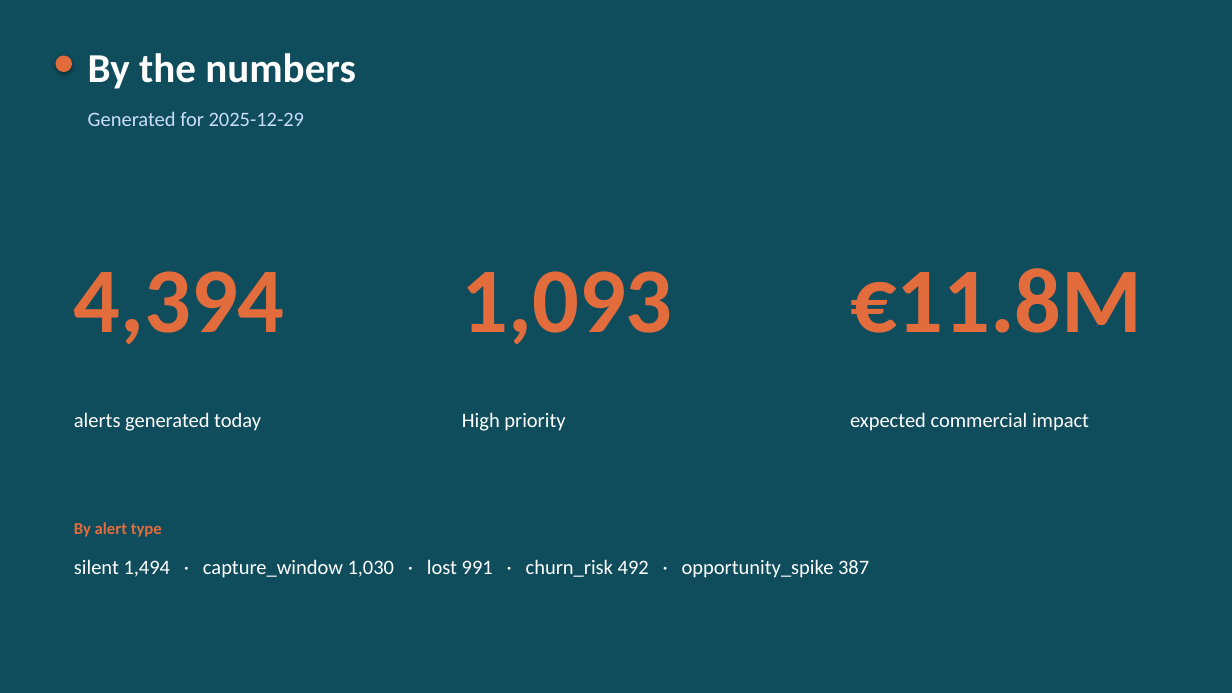
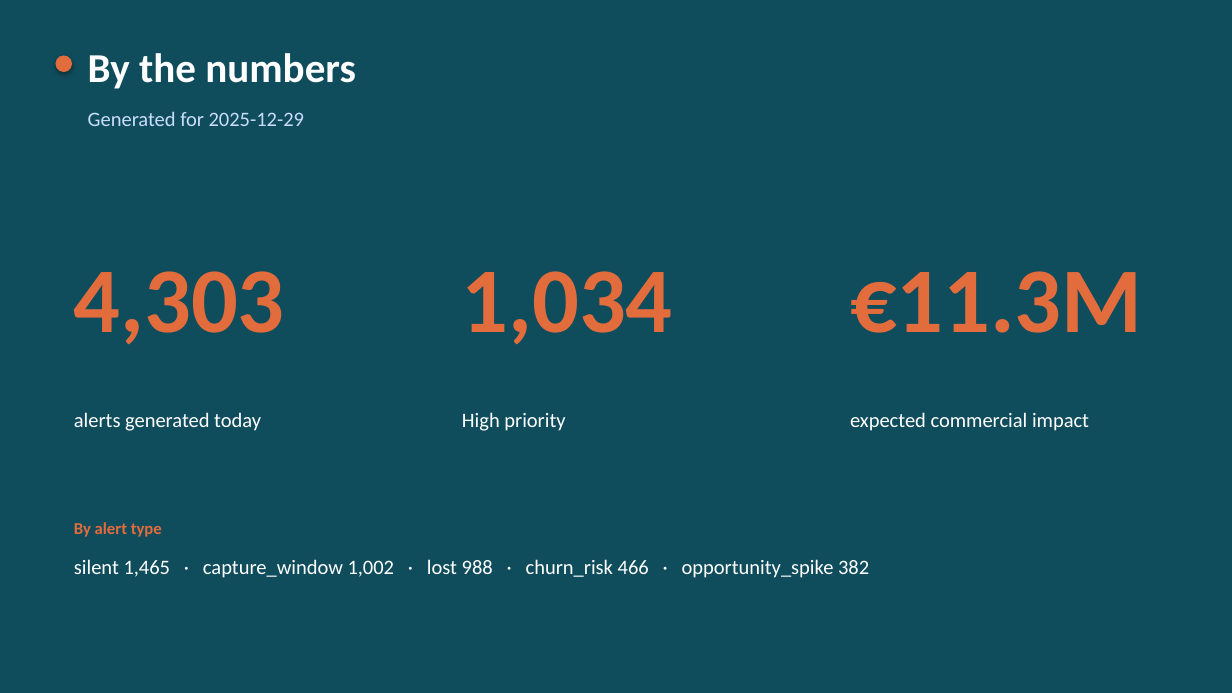
Before and after one commit to BielMe/hackaton1, a slide deck: slide 6 of pitch/Smart_Demand_Signals.pptx. Drawn at 1232x693 pixels with LibreOffice and Linux fonts; fonts in the diff are those of the drawing. Boxes give left, top, right and bottom in pixels: in the first picture for what was removed or moved away, otherwise in the second. Text is boxed around its words. In the diff, an @@ line names an element or a change of style, - is before the commit and + after.

```diff
--- a/pitch/Smart_Demand_Signals.pptx
+++ b/pitch/Smart_Demand_Signals.pptx
@@ text at (x1=74, y1=271, x2=285, y2=345): text changed @@
-4,394
+4,303
@@ text at (x1=462, y1=271, x2=673, y2=345): text changed @@
-1,093
+1,034
@@ text at (x1=850, y1=271, x2=1142, y2=333): text changed @@
-€11.8M
+€11.3M
@@ text at (x1=74, y1=559, x2=869, y2=578): text changed @@
-silent 1,494 · capture_window 1,030 · lost 991 · churn_risk 492 · opportunity_spike 387
+silent 1,465 · capture_window 1,002 · lost 988 · churn_risk 466 · opportunity_spike 382
```
Also in this commit, not shown: 6 other files.
